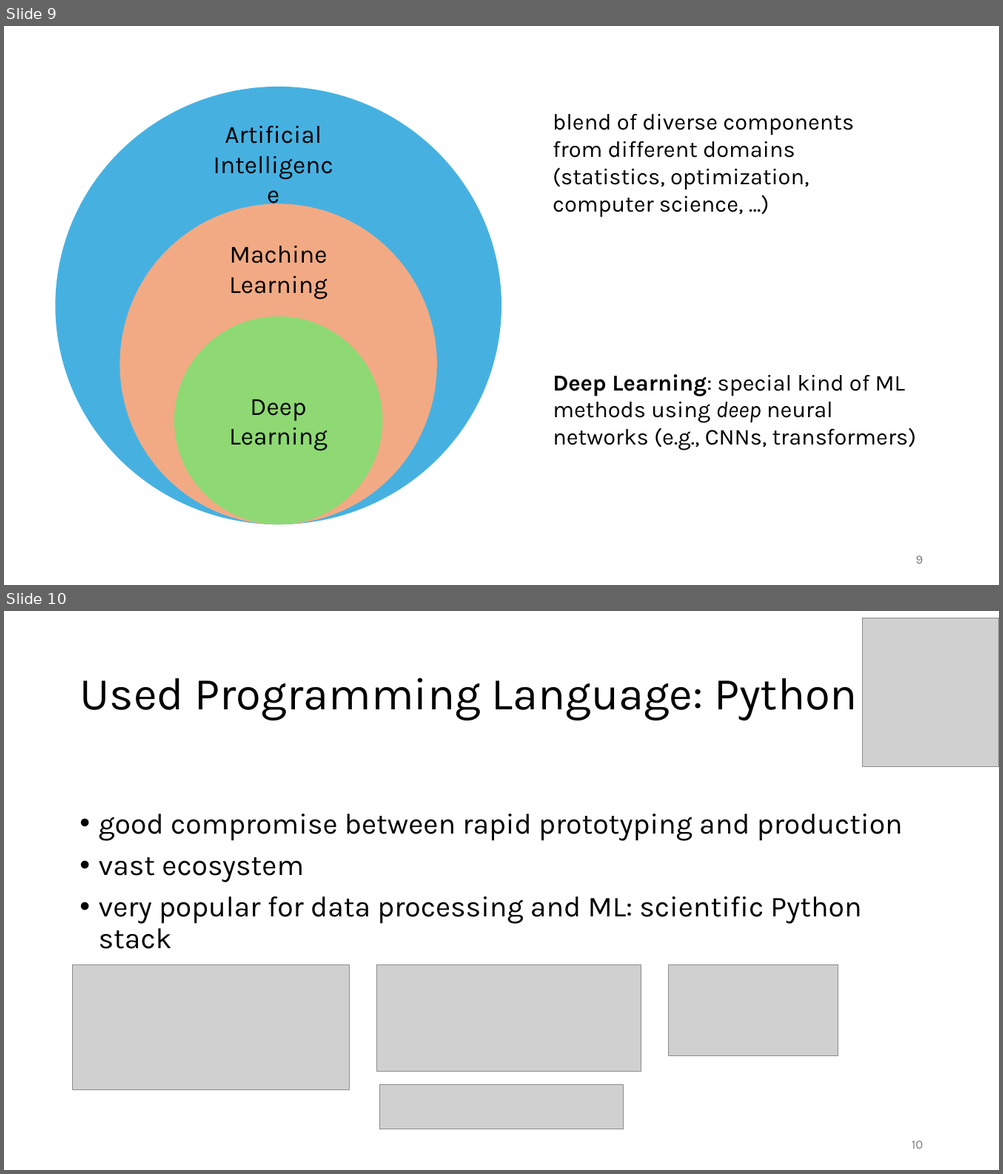
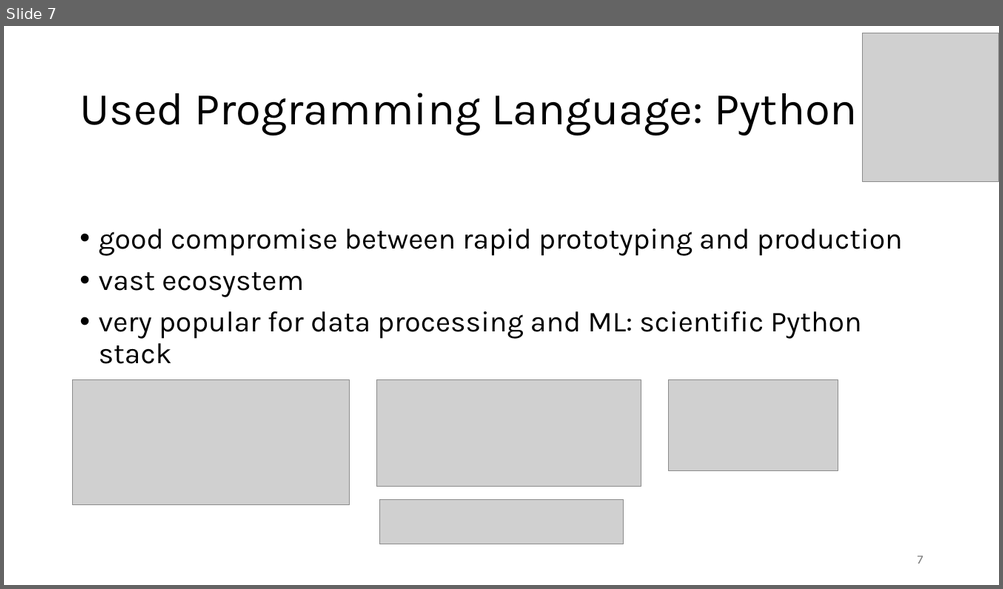
Before and after one commit to FelixWick/computer_vision, a slide deck: slides/0_introduction.pptx. Shown one above the other, each under a label of ours: slides 9 and 10 before the commit, slide 7 after it. The pictures are 1003x1174 and 1003x589 pixels, drawn with LibreOffice and Linux fonts; fonts in the diff are those of the drawing; grey boxes stand for pictures. Boxes give left, top, right and bottom in pixels: in the first picture for what was removed or moved away, otherwise in the second. Text is boxed around its words. In the diff, an @@ line names an element or a change of style, - is before the commit and + after.

```diff
--- a/slides/0_introduction.pptx
+++ b/slides/0_introduction.pptx
@@ slide 9 removed at [4, 26, 999, 585], background #FFFFFF @@
@@ text removed at [552, 113, 854, 218] @@
-blend of diverse components from different domains (statistics, optimization, computer science, …)
@@ group removed at [56, 87, 502, 526]: 3 ellipses, 2 texts @@
-Deep
-Learning
-Machine Learning
-Artificial Intelligence
@@ text removed at [552, 375, 916, 451] @@
-Deep Learning: special kind of ML methods using deep neural networks (e.g., CNNs, transformers)
@@ page number removed at [916, 556, 923, 564] @@
-9
@@ what was slide 10 is now slide 7 @@
@@ page number at [917, 556, 923, 564]: text changed @@
-10
+7
```
Also in this commit, not shown: 1 slide changed, 2 other slides removed, 3 other files.
